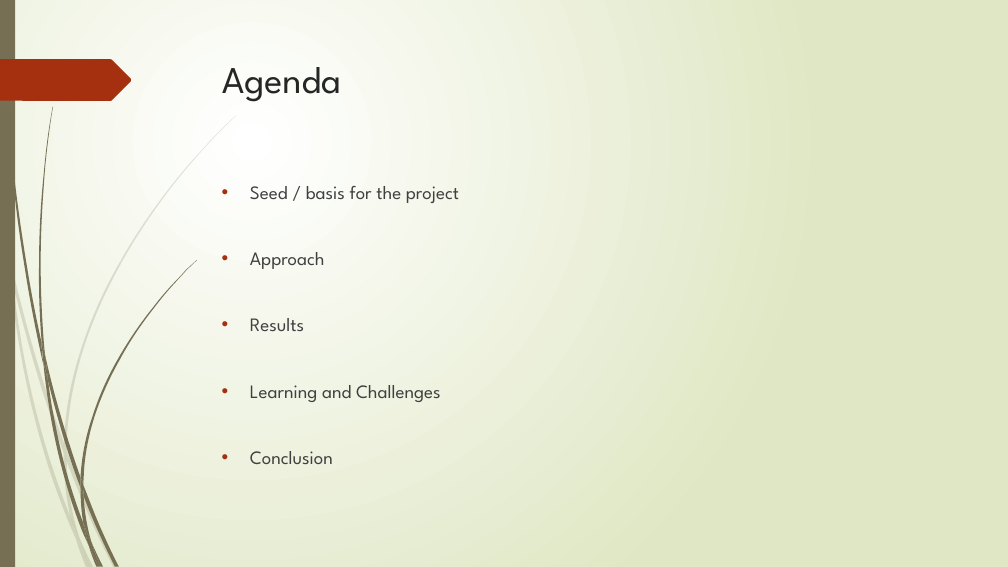
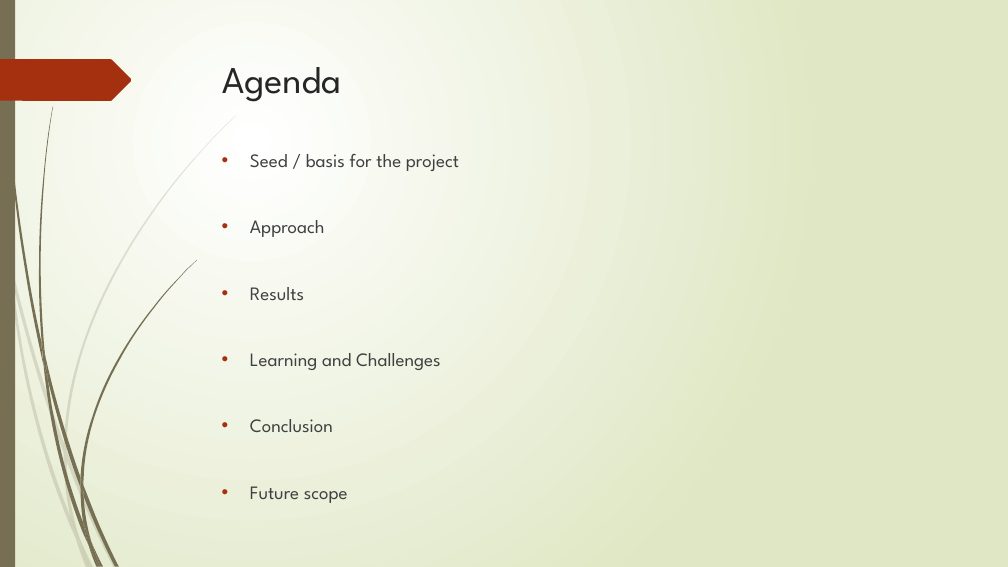
Before and after one commit to shobhitv-builds/nlp-proj, a slide deck: slide 2 of reports/NLP Stock Prediction.pptx. Drawn at 1008x567 pixels with LibreOffice and Linux fonts; fonts in the diff are those of the drawing. Boxes give left, top, right and bottom in pixels: in the first picture for what was removed or moved away, otherwise in the second. Text is boxed around its words. In the diff, an @@ line names an element or a change of style, - is before the commit and + after.

Commit message:
update ppt

```diff
--- a/reports/NLP Stock Prediction.pptx
+++ b/reports/NLP Stock Prediction.pptx
@@ text "Seed / basis for the ...": place and size @@
-text "Seed / basis for the ..." at [250,186,459,464]
+text "Seed / basis for the ..." at [250,154,459,503]
@@ text at [250,486,348,503]: paragraph added @@
+• Future scope
```
